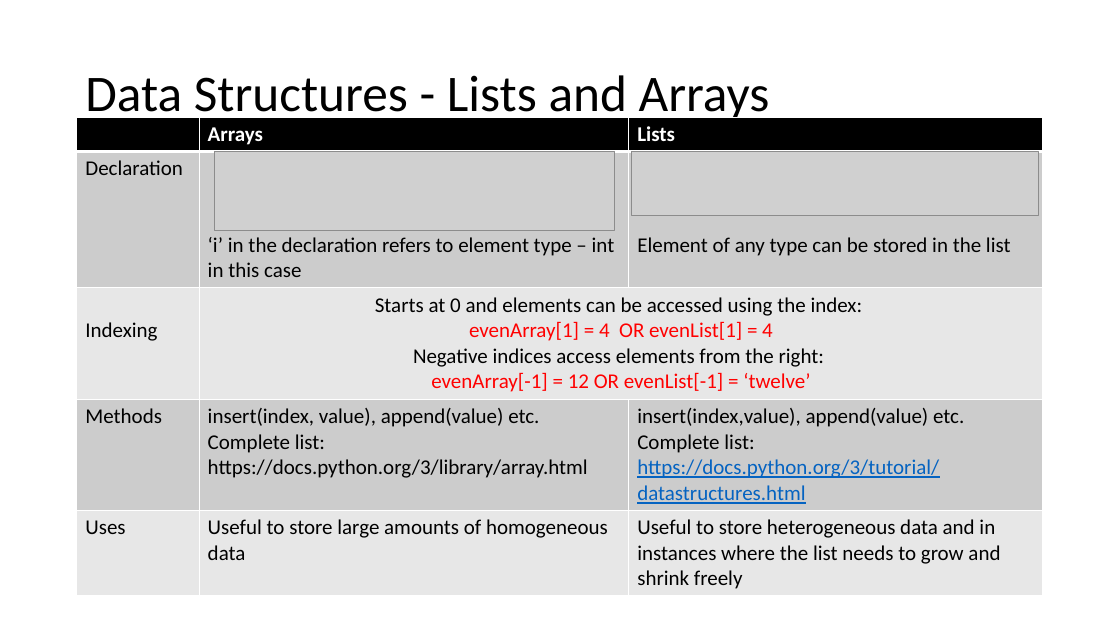
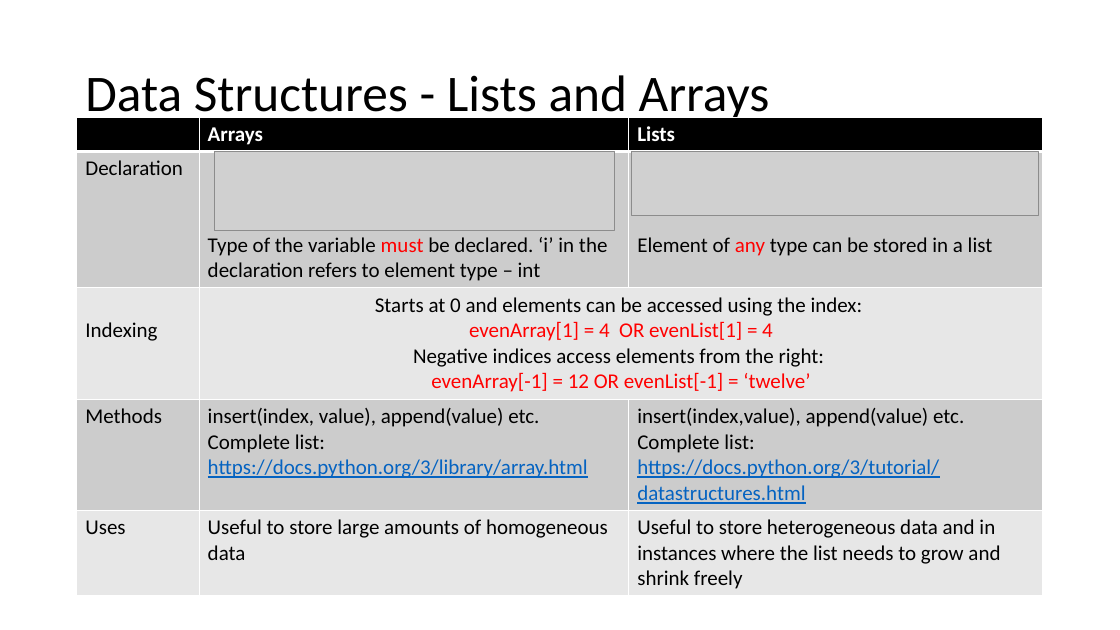
Before and after one commit to ndeshpa/Bootcamp, a slide deck: slide 15 of lecture/Python Programing.pptx (slide 20 before the commit). Drawn at 1120x630 pixels with LibreOffice and Linux fonts; fonts in the diff are those of the drawing; grey boxes stand for pictures. Boxes give left, top, right and bottom in pixels: in the first picture for what was removed or moved away, otherwise in the second. Text is boxed around its words. In the diff, an @@ line names an element or a change of style, - is before the commit and + after.

```diff
--- a/lecture/Python Programing.pptx
+++ b/lecture/Python Programing.pptx
@@ table at <box>77,118,1044,593</box> @@
-row 2, column 2: ‘i’ in the declaration refers to element type – int in this case
+row 2, column 2: Type of the variable must be declared. ‘i’ in the declaration refers to element type – int
-row 2, column 3: Element of any type can be stored in the list
+row 2, column 3: Element of any type can be stored in a list
@@ text colour #000000 to #0563C1, underline on in "https://docs.python.org/3/library/array.html" @@
```
Also in this commit, not shown: 12 other slides changed, 3 slides added, 2 other files.
